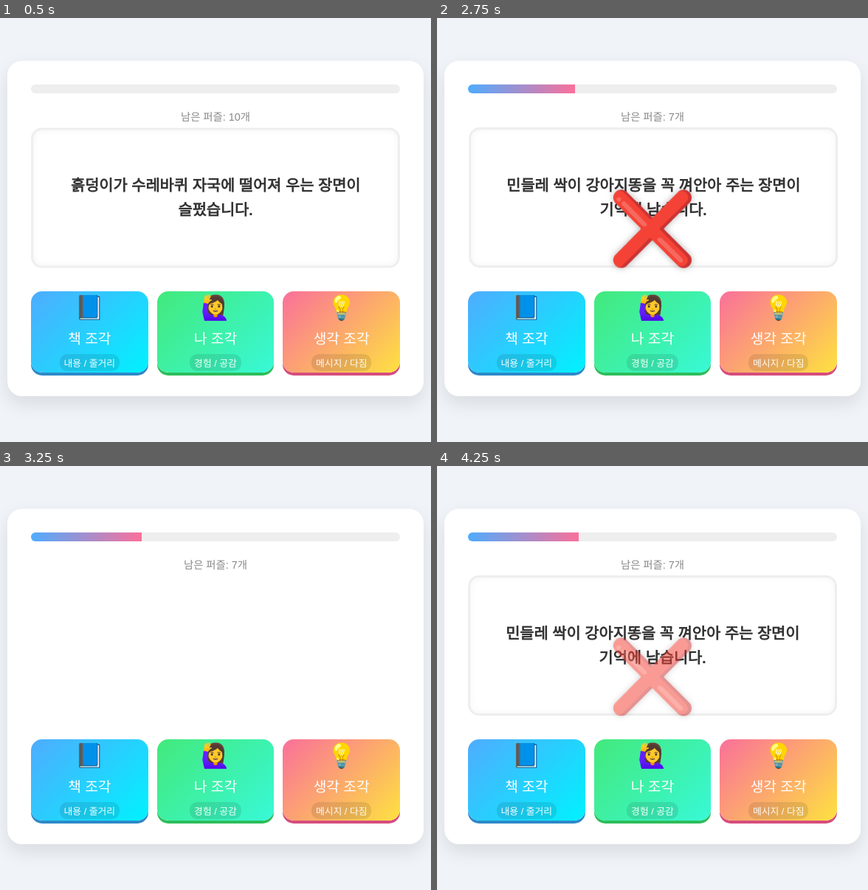
Above: before the commit, frames 1-4 (two rows, left to right).
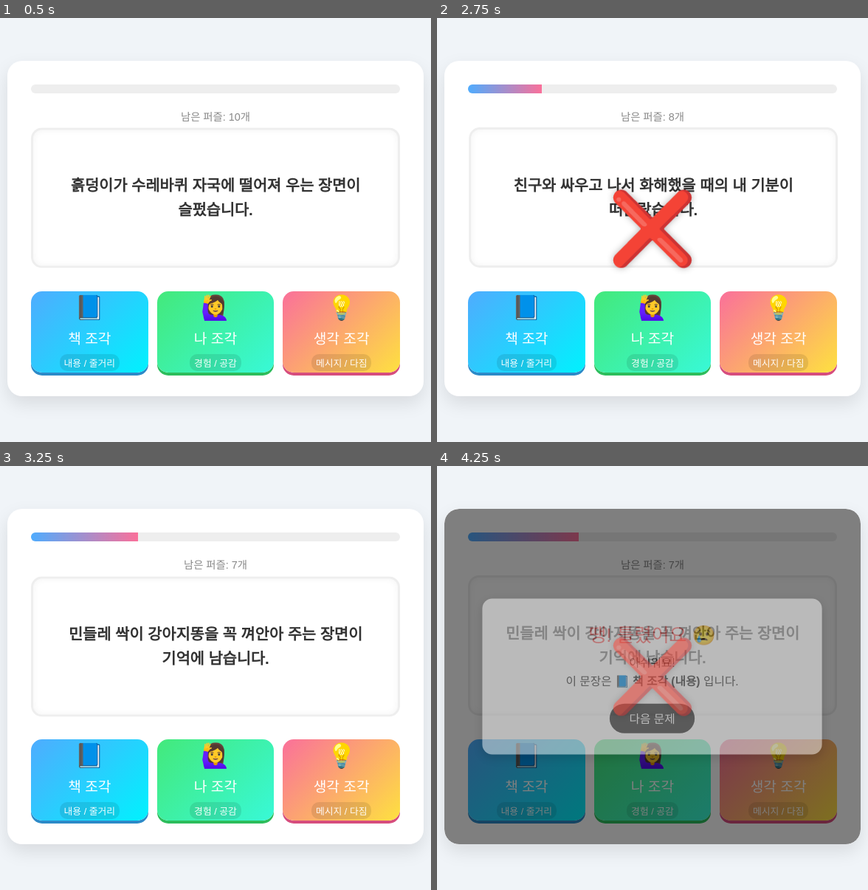
Above: after the commit, the same moments.

Repository: Clare-Geurim-Kim/hi_reading_game
Game: browser game, page index.html
The game is run twice, just before and just after one commit, with the same random seed, the same clock (stepped at 60 frames per second) and the same inputs.
Inputs (mouse positions are in pixels of both pictures, inside the frame that each line leads up to):
- Up to frame 1 (0.5 s): click "게임 시작!" at 0.27 s
- Up to frame 2 (2.75 s): click "📘 책 조각 내용 / 줄거리" at 1.27 s; click "🙋‍♀️ 나 조각 경험 / 공감" at 1.87 s; click "💡 생각 조각 메시지 / 다짐" at 2.47 s
- Up to frame 3 (3.25 s): click (215, 720) at 3.07 s, where only the run after the commit has a clickable "다음 문제"
- Up to frame 4 (4.25 s): click "🙋‍♀️ 나 조각 경험 / 공감" at 3.67 s

Frame 1 is identical in both runs. In frame 2, 2.1% of the frame differs, in the area x 14-85%, y 15-47%; in frame 3, 1.5%; in frame 4, 76%, in the area x 1-99%, y 10-90%.

Commit message:
Refactor index.html for game interface and feedback
Updated HTML structure and styles for the reading puzzle game, including new modal for incorrect answers.

Diff:
--- a/index.html
+++ b/index.html
@@ -34,6 +34,8 @@
             padding: 2rem;
             text-align: center;
             position: relative;
+            max-height: 90vh;
+            overflow-y: auto;
         }
 
         h1 {
@@ -183,6 +185,61 @@
             box-shadow: none;
         }
 
+        /* 오답 피드백 모달 (팝업창) */
+        .modal-overlay {
+            position: absolute;
+            top: 0;
+            left: 0;
+            width: 100%;
+            height: 100%;
+            background: rgba(0,0,0,0.5);
+            display: none;
+            justify-content: center;
+            align-items: center;
+            border-radius: 20px;
+            z-index: 50;
+        }
+
+        .modal-box {
+            background: white;
+            padding: 2rem;
+            border-radius: 15px;
+            width: 80%;
+            text-align: center;
+            box-shadow: 0 5px 15px rgba(0,0,0,0.3);
+            animation: popIn 0.3s;
+        }
+
+        @keyframes popIn {
+            0% { transform: scale(0.8); opacity: 0; }
+            100% { transform: scale(1); opacity: 1; }
+        }
+
+        .modal-title {
+            font-family: 'Jua', sans-serif;
+            font-size: 1.8rem;
+            color: #ff6b6b;
+            margin-bottom: 10px;
+        }
+
+        .modal-text {
+            font-size: 1.1rem;
+            color: #333;
+            margin-bottom: 20px;
+            line-height: 1.6;
+        }
+
+        .next-btn {
+            background: #333;
+            color: white;
+            border: none;
+            padding: 10px 30px;
+            font-size: 1.1rem;
+            font-family: 'Jua', sans-serif;
+            border-radius: 30px;
+            cursor: pointer;
+        }
+
         /* 정답/오답 애니메이션 */
         .shake {
             animation: shake 0.5s;
@@ -207,12 +264,6 @@
             transition: opacity 0.3s;
             z-index: 100;
             text-shadow: 0 0 10px rgba(0,0,0,0.3);
-        }
-
-        .info-text {
-            margin-top: 20px;
-            font-size: 0.9rem;
-            color: #888;
         }
 
     </style>
@@ -283,10 +334,28 @@
         </div>
 
         <div id="feedbackIcon" class="feedback-modal"></div>
+
+        <!-- 오답 피드백 모달 -->
+        <div id="wrongModal" class="modal-overlay">
+            <div class="modal-box">
+                <div class="modal-title">땡! 틀렸어요 😢</div>
+                <div class="modal-text" id="modalFeedbackText">
+                    정답은 OO 조각입니다.
+                </div>
+                <button class="next-btn" onclick="closeModalAndNext()">다음 문제</button>
+            </div>
+        </div>
+
     </div>
 
     <script>
-        // 문제 데이터 (강아지똥 이야기 + 4학년 수준 예시)
+        // 정답 조각 이름 매핑
+        const typeNames = {
+            book: "📘 책 조각 (내용)",
+            me: "🙋‍♀️ 나 조각 (경험)",
+            thought: "💡 생각 조각 (다짐)"
+        };
+
         const allQuestions = [
             { text: "민들레 싹이 강아지똥을 꼭 껴안아 주는 장면이 기억에 남습니다.", type: "book" },
             { text: "나도 줄넘기 시험을 망쳐서 속상했던 적이 있습니다.", type: "me" },
@@ -337,26 +406,45 @@
             const feedbackIcon = document.getElementById('feedbackIcon');
 
             if (userType === correctType) {
+                // 정답일 때
                 score += 10;
                 feedbackIcon.innerText = "⭕";
                 feedbackIcon.style.opacity = 1;
                 setTimeout(() => feedbackIcon.style.opacity = 0, 500);
+
+                // 자동으로 다음 문제로
+                currentIndex++;
+                if (currentIndex < currentQuestions.length) {
+                    setTimeout(updateQuestion, 700);
+                } else {
+                    setTimeout(showResult, 700);
+                }
+
             } else {
+                // 오답일 때 -> 모달 띄우기
                 feedbackIcon.innerText = "❌";
                 feedbackIcon.style.opacity = 1;
                 document.getElementById('questionText').classList.add('shake');
+
                 setTimeout(() => {
                     document.getElementById('questionText').classList.remove('shake');
                     feedbackIcon.style.opacity = 0;
+
+                    // 모달 내용 설정 및 표시
+                    const correctName = typeNames[correctType];
+                    document.getElementById('modalFeedbackText').innerHTML = `아쉬워요!<br>이 문장은 <strong>${correctName}</strong> 입니다.`;
+                    document.getElementById('wrongModal').style.display = 'flex';
                 }, 500);
             }
-
+        }
+
+        function closeModalAndNext() {
+            document.getElementById('wrongModal').style.display = 'none';
             currentIndex++;
-
             if (currentIndex < currentQuestions.length) {
-                setTimeout(updateQuestion, 700);
+                updateQuestion();
             } else {
-                setTimeout(showResult, 700);
+                showResult();
             }
         }
 
